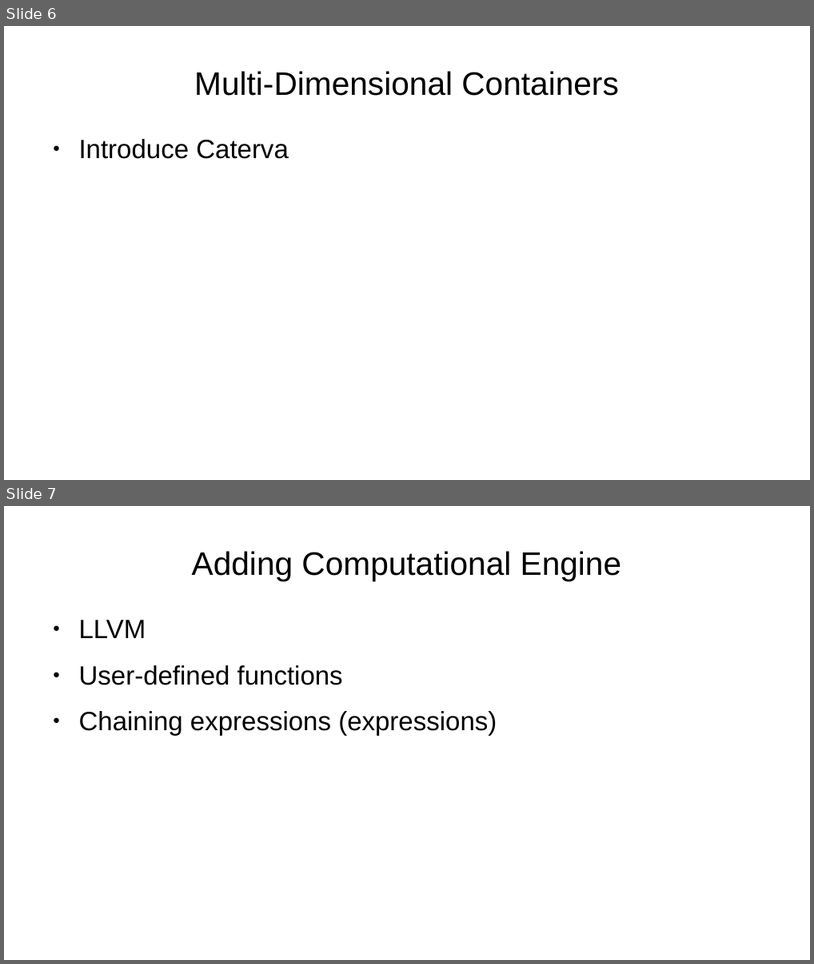
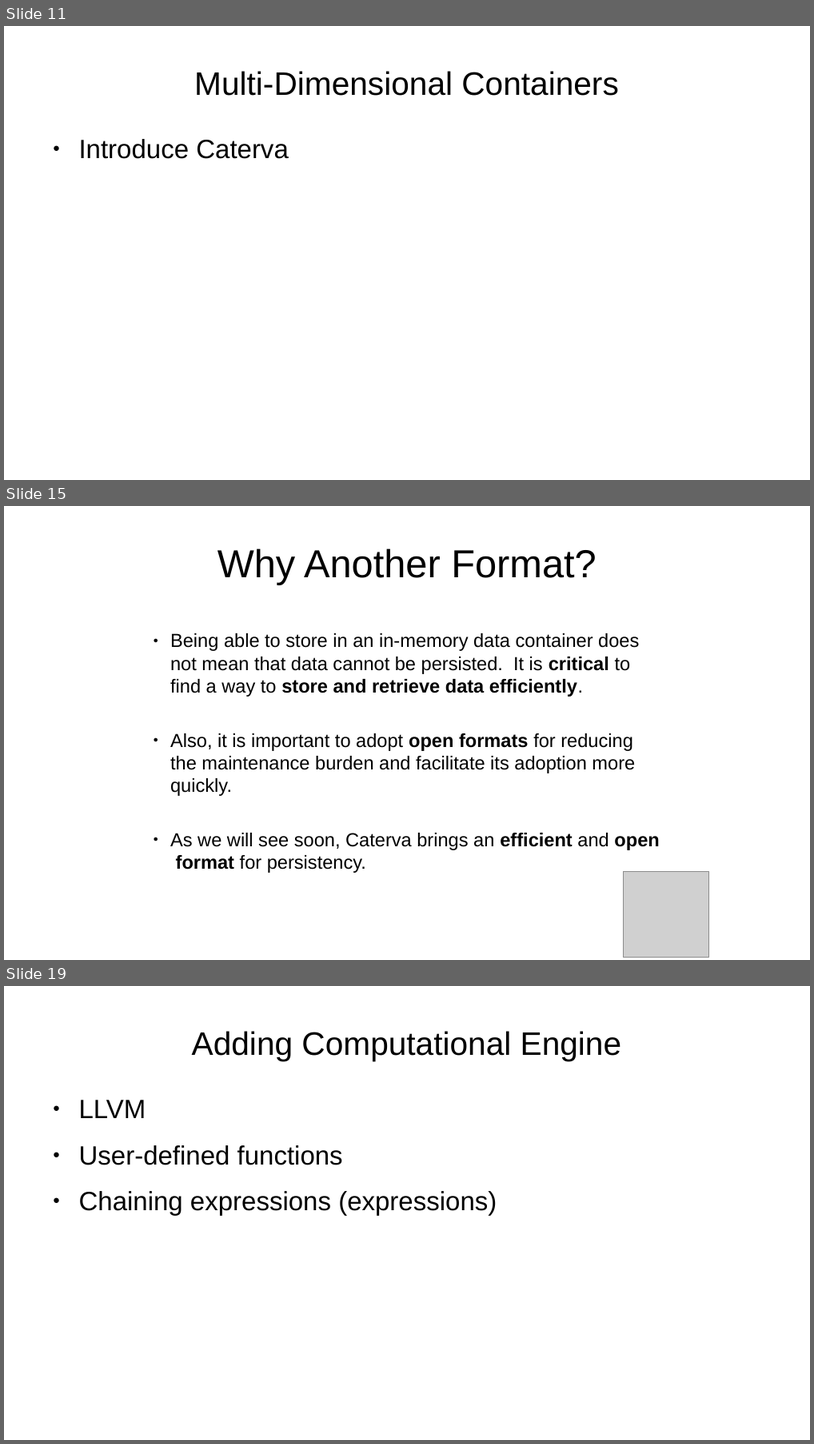
Before and after one commit to inaos/iron-array, a slide deck: decks/pyDataNyc2019.odp. Shown one above the other, each under a label of ours: slides 6 and 7 before the commit, slides 11, 15 and 19 after it; the slides between them are not shown. The pictures are 814x964 and 814x1444 pixels, drawn with LibreOffice and Linux fonts; fonts in the diff are those of the drawing; grey boxes stand for pictures. Boxes give left, top, right and bottom in pixels: in the first picture for what was removed or moved away, otherwise in the second. Text is boxed around its words. In the diff, an @@ line names an element or a change of style, - is before the commit and + after.

Commit message:
adding blosc and caterva slides

```diff
--- a/decks/pyDataNyc2019.odp
+++ b/decks/pyDataNyc2019.odp
@@ slide 15 added at (4,506,810,960), background #FFFFFF @@
@@ text added at (218,548,596,584), 38.4 pt, text #000000 @@
+Why Another Format?
@@ text added at (170,633,659,872), 18.6 pt, text #000000 @@
+● Being able to store in an in-memory data container does not mean that data cannot be persisted. It is critical to find a way to store and retrieve data efficiently.
+● Also, it is important to adopt open formats for reducing the maintenance burden and facilitate its adoption more quickly.
+● As we will see soon, Caterva brings an efficient and open format for persistency.
@@ picture added at (624,871,709,957) @@
@@ what was slide 6 is now slide 11 @@
@@ what was slide 7 is now slide 19 @@
```
Also in this commit, not shown: 11 other slides added.
